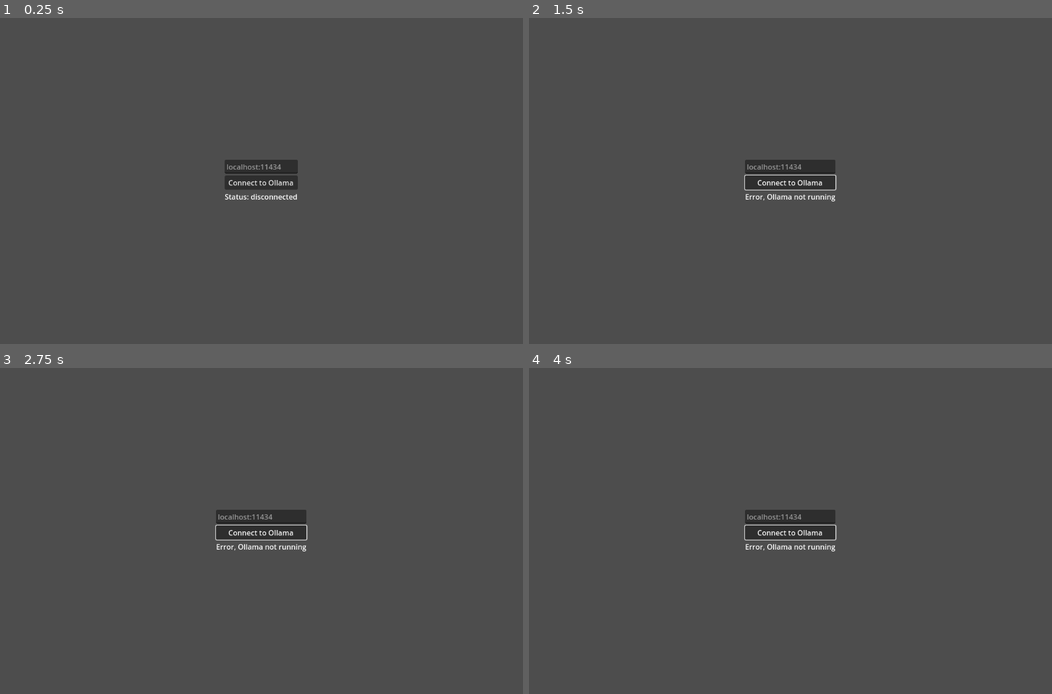
Above: before the commit, frames 1-4 (two rows, left to right).
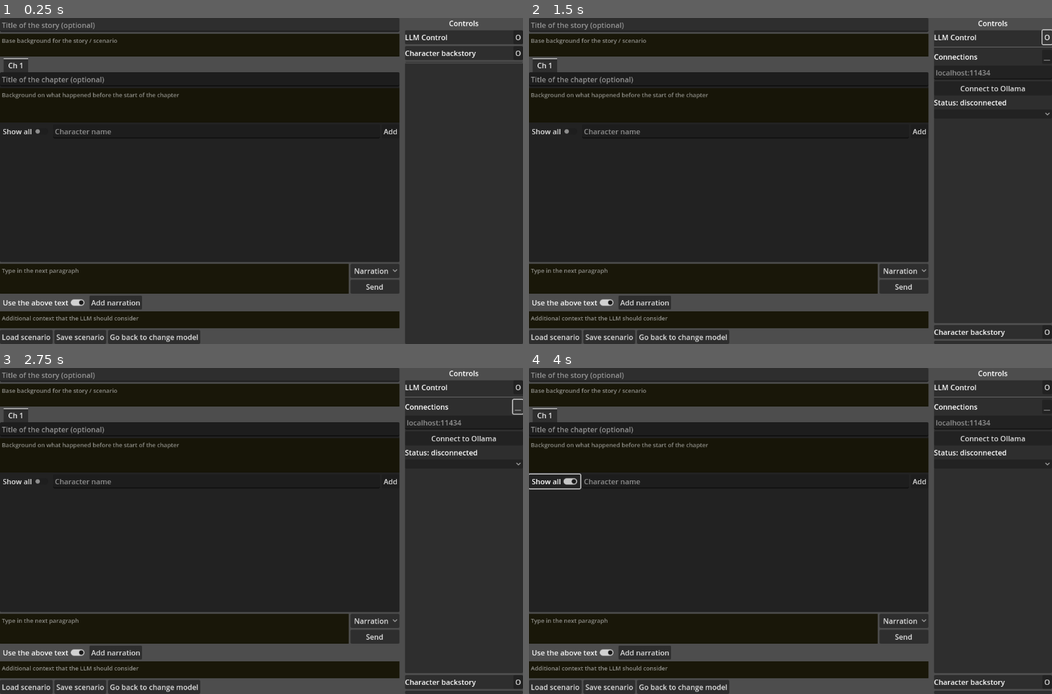
Above: after the commit, the same moments.

Repository: nicemicro/ollama-chat-story
Game: Godot game, scene res://main_interface.tscn
Same seed, same stepped clock (60 frames per second), same inputs: the game is played once before the commit and once after it. Before the commit the project starts from res://start.tscn.
Inputs (mouse positions are in pixels of both pictures, inside the frame that each line leads up to):
- Up to frame 1 (0.25 s): no input
- Up to frame 2 (1.5 s): click (790, 181) at 0.5 s, where only the run before the commit has a clickable "Connect to Ollama"; click (1046, 37) at 1.25 s, where only the run after the commit has a clickable "O"
- Up to frame 3 (2.75 s): click (517, 407) at 2 s, where only the run after the commit has a clickable "__"
- Up to frame 4 (4 s): click (994, 462) at 2.77 s; click (555, 482) at 3.5 s, where only the run after the commit has a clickable "Show all"

The runs differ from the first frame. In frame 1, 86% of the frame differs, in the area x 0-100%, y 0-100%; in frame 2, 86%; in frame 3, 86%; in frame 4, 86%.

Commit message:
chat interface with OLLAMA added

Diff:
--- /dev/null
+++ b/src/controls/llm/message_view.gd
@@ -0,0 +1,23 @@
+extends PanelContainer
+
+func setColor(newColor: Color):
+	%ColorRect.color = newColor
+
+func addText(text: String, comment: String = ""):
+	%TextView.text += text
+	if len(%TextView.text) > 0:
+		%TextView.show()
+	if comment !=  "":
+		%ApiType.text = comment
+
+func setRight():
+	%TextView.horizontal_alignment = HORIZONTAL_ALIGNMENT_RIGHT
+
+func hideProgressBar():
+	%ProgressBar.hide()
+
+func getMsgComment():
+	return %ApiType.text
+
+func getMsg():
+	return %TextView.text
--- /dev/null
+++ b/src/controls/llm/message_view.tscn
@@ -0,0 +1,47 @@
+[gd_scene load_steps=2 format=3 uid="uid://crhhngd1rdfo6"]
+
+[ext_resource type="Script" uid="uid://ley1th3af8c7" path="res://controls/llm/message_view.gd" id="1_jjoic"]
+
+[node name="MessageView" type="PanelContainer"]
+anchors_preset = 14
+anchor_top = 0.5
+anchor_right = 1.0
+anchor_bottom = 0.5
+offset_top = -126.5
+offset_bottom = 126.5
+grow_horizontal = 2
+grow_vertical = 2
+size_flags_horizontal = 3
+script = ExtResource("1_jjoic")
+
+[node name="ColorRect" type="ColorRect" parent="."]
+unique_name_in_owner = true
+layout_mode = 2
+color = Color(0, 0, 0, 1)
+
+[node name="HBoxContainerBoxContainer" type="VBoxContainer" parent="."]
+layout_mode = 2
+size_flags_stretch_ratio = 2.6
+
+[node name="ProgressBar" type="ProgressBar" parent="HBoxContainerBoxContainer"]
+unique_name_in_owner = true
+custom_minimum_size = Vector2(0, 10)
+layout_mode = 2
+show_percentage = false
+indeterminate = true
+editor_preview_indeterminate = false
+
+[node name="TextView" type="RichTextLabel" parent="HBoxContainerBoxContainer"]
+unique_name_in_owner = true
+layout_mode = 2
+size_flags_horizontal = 3
+bbcode_enabled = true
+fit_content = true
+scroll_active = false
+
+[node name="ApiType" type="Label" parent="HBoxContainerBoxContainer"]
+unique_name_in_owner = true
+layout_mode = 2
+theme_override_font_sizes/font_size = 10
+text = "API/chat"
+horizontal_alignment = 2
--- /dev/null
+++ b/src/controls/llm_control.gd
@@ -0,0 +1,162 @@
+extends "res://controls/misc_block.gd"
+
+const messageUid = "uid://crhhngd1rdfo6"
+
+var ollamaHost: String = "localhost"
+var ollamaPort: int = 11434
+var _receiveMsgDispl = null
+var _sendMsgQueue: Array = []
+var _msgId: int = 0
+
+signal connectionSevered
+
+func _ready():
+	super._ready()
+	%OllamaUrl.placeholder_text = ollamaHost + ":" + str(ollamaPort)
+	hideSubBlocks()
+
+func _process(_delta):
+	if len(_sendMsgQueue) == 0 or _receiveMsgDispl != null or %ApiAccess.isBusy():
+		return
+	if %ApiAccess.isDisconnected():
+		%ApiAccess.connectToHost()
+		print_debug("Force reconnect")
+		return
+	var sendMessage = _sendMsgQueue[0]
+	if sendMessage["type"] == "chat":
+		sendChatToOllama(sendMessage["message"])
+
+func getBlockName() -> String:
+	return "LLMControl"
+
+func hideSubBlocks():
+	for child in %SubWindows.get_children():
+		if child == %SubWindows.get_child(0):
+			continue
+		child.hide()
+
+func showSubBlocks():
+	for child in %SubWindows.get_children():
+		child.show()
+
+func showModels(model_list: Array):
+	if len(model_list) == 0:
+		%StatusLabel.text = "No models were preloaded for Ollama"
+		return
+	%SelectModel.show()
+	%SelectModel.clear()
+	for model in model_list:
+		%SelectModel.add_item(model["name"])
+
+func addToOllamaQueue(msgType: String, message: String):
+	_msgId += 1
+	_sendMsgQueue.append({
+		"id": _msgId,
+		"type": msgType,
+		"message": message
+	})
+	return _msgId
+
+func sendChatToOllama(message: String):
+	assert(_receiveMsgDispl == null)
+	var msgboxScene = preload(messageUid)
+	var sentMessageBox = msgboxScene.instantiate()
+	sentMessageBox.addText(message, "user")
+	sentMessageBox.setColor(Color(0.03, 0.03, 0.3))
+	sentMessageBox.setRight()
+	sentMessageBox.hideProgressBar()
+	var messageSend: Array = []
+	var previousMsgIndex: int = %LLMResponses.get_child_count()
+	var HistoryLength: int = 0
+	while previousMsgIndex > 0 and HistoryLength < 50000:
+		previousMsgIndex -= 1
+		var msgView = %LLMResponses.get_child(previousMsgIndex)
+		var role = "assistant"
+		if msgView.getMsgComment() == "user":
+			role = "user"
+		var content = msgView.getMsg()
+		HistoryLength = len(content)
+		messageSend.push_front({"role": role, "content": content})
+	messageSend.append({"role": "user", "content": message})
+	%LLMResponses.add_child(sentMessageBox)
+	_receiveMsgDispl = msgboxScene.instantiate()
+	%LLMResponses.add_child(_receiveMsgDispl)
+	call_deferred("scrollBottom")
+	%ApiAccess.sendPostRequest({
+			"model": %SelectModel.get_item_text(%SelectModel.selected),
+			"messages": messageSend
+		}
+	, "api/chat")
+
+func messageFromOllama(messageDict: Dictionary, api: String):
+	if _receiveMsgDispl == null:
+		var msgboxScene = preload(messageUid)
+		_receiveMsgDispl = msgboxScene.instantiate()
+		%LLMResponses.add_child(_receiveMsgDispl)
+	var receivedText: String
+	if api == "chat":
+		receivedText = messageDict["message"]["content"]
+	elif api == "generate":
+		receivedText = messageDict["response"]
+	if "model" in messageDict:
+		api += ", " + messageDict["model"]
+	_receiveMsgDispl.addText(receivedText, "/api/" + api)
+	if "done" in messageDict and messageDict["done"] == true:
+		_sendMsgQueue.pop_front()
+		_receiveMsgDispl.hideProgressBar()
+		_receiveMsgDispl = null
+	call_deferred("scrollBottom")
+
+func scrollBottom():
+	%LLMScroll.set_deferred(
+		"scroll_vertical", %LLMScroll.get_v_scroll_bar().max_value
+		)
+
+func _on_connect_pressed():
+	if %OllamaUrl.text != "":
+		var ollamaUrl: String = ""
+		ollamaUrl = %OllamaUrl.text
+		if ollamaUrl.contains(":"):
+			ollamaHost = ollamaUrl.split(":")[0]
+			ollamaPort = int(ollamaUrl.split(":")[-1])
+		else:
+			ollamaHost = ollamaUrl
+	%ApiAccess.host = ollamaHost
+	%ApiAccess.port = ollamaPort
+	%ApiAccess.connectToHost()
+
+func _on_direct_msg_send_pressed():
+	addToOllamaQueue("chat", %DirectMsgText.text)
+	%DirectMsgText.text = ""
+
+func _on_api_access_connection_success():
+	%ApiAccess.sendRequest("api/tags")
+
+func _on_api_access_chunk_received(chunk: String):
+	var json
+	var lines: Array = chunk.split("\n")
+	if len(lines) == 0:
+		lines = [chunk]
+	for line in lines:
+		json = JSON.parse_string(line)
+		if json == null:
+			continue
+		for key in json:
+			match key:
+				"models":
+					showModels(json[key])
+					showSubBlocks()
+				"message":
+					messageFromOllama(json, "chat")
+				"response":
+					messageFromOllama(json, "generate")
+
+func _on_api_access_unexpected_disconnect():
+	if _receiveMsgDispl != null:
+		_receiveMsgDispl.hideProgressBar()
+		if len(_receiveMsgDispl.getMsg()) == 0:
+			_receiveMsgDispl.addText("\n\n(( ERROR, OLLAMA DISCONNECTED ))")
+			%LLMResponses.remove_child(_receiveMsgDispl)
+		_receiveMsgDispl = null
+	%StatusLabel.text = "Status: Error, disconnected"
+	%SelectModel.clear()
--- /dev/null
+++ b/src/controls/llm_control.tscn
@@ -0,0 +1,127 @@
+[gd_scene load_steps=4 format=3 uid="uid://cdk7vsj3oiiyr"]
+
+[ext_resource type="PackedScene" uid="uid://bp7sy4fyjgjj1" path="res://controls/misc_block.tscn" id="1_fvols"]
+[ext_resource type="Script" uid="uid://bufprvc2ktdc4" path="res://controls/llm_control.gd" id="2_ah6jq"]
+[ext_resource type="PackedScene" uid="uid://b1rkmrq24fmgw" path="res://http/api-access.tscn" id="3_ah6jq"]
+
+[node name="LLMControl" instance=ExtResource("1_fvols")]
+script = ExtResource("2_ah6jq")
+
+[node name="Label" parent="VBoxContainer/HBoxContainer" index="0"]
+text = "LLM Control"
+
+[node name="ScrollContainer" type="ScrollContainer" parent="VBoxContainer/Main" index="0"]
+layout_mode = 2
+size_flags_vertical = 3
+
+[node name="SubWindows" type="VBoxContainer" parent="VBoxContainer/Main/ScrollContainer" index="0"]
+unique_name_in_owner = true
+layout_mode = 2
+size_flags_horizontal = 3
+size_flags_vertical = 3
+
+[node name="Connections" type="VBoxContainer" parent="VBoxContainer/Main/ScrollContainer/SubWindows" index="0"]
+layout_mode = 2
+
+[node name="HSeparator" type="HSeparator" parent="VBoxContainer/Main/ScrollContainer/SubWindows/Connections" index="0"]
+layout_mode = 2
+
+[node name="HBoxContainer" type="HBoxContainer" parent="VBoxContainer/Main/ScrollContainer/SubWindows/Connections" index="1"]
+layout_mode = 2
+
+[node name="Label" type="Label" parent="VBoxContainer/Main/ScrollContainer/SubWindows/Connections/HBoxContainer" index="0"]
+layout_mode = 2
+size_flags_horizontal = 3
+text = "Connections"
+
+[node name="Open" type="Button" parent="VBoxContainer/Main/ScrollContainer/SubWindows/Connections/HBoxContainer" index="1"]
+visible = false
+layout_mode = 2
+text = "O"
+
+[node name="Hide" type="Button" parent="VBoxContainer/Main/ScrollContainer/SubWindows/Connections/HBoxContainer" index="2"]
+layout_mode = 2
+text = "__"
+
+[node name="OllamaUrl" type="LineEdit" parent="VBoxContainer/Main/ScrollContainer/SubWindows/Connections" index="2"]
+unique_name_in_owner = true
+layout_mode = 2
+placeholder_text = "localhost:11434"
+
+[node name="Connect" type="Button" parent="VBoxContainer/Main/ScrollContainer/SubWindows/Connections" index="3"]
+layout_mode = 2
+text = "Connect to Ollama"
+
+[node name="StatusLabel" type="Label" parent="VBoxContainer/Main/ScrollContainer/SubWindows/Connections" index="4"]
+unique_name_in_owner = true
+layout_mode = 2
+text = "Status: disconnected"
+
+[node name="SelectModel" type="OptionButton" parent="VBoxContainer/Main/ScrollContainer/SubWindows/Connections" index="5"]
+unique_name_in_owner = true
+layout_mode = 2
+
+[node name="DirectMsgSend" type="VBoxContainer" parent="VBoxContainer/Main/ScrollContainer/SubWindows" index="1"]
+layout_mode = 2
+
+[node name="HSeparator" type="HSeparator" parent="VBoxContainer/Main/ScrollContainer/SubWindows/DirectMsgSend" index="0"]
+layout_mode = 2
+
+[node name="HBoxContainer" type="HBoxContainer" parent="VBoxContainer/Main/ScrollContainer/SubWindows/DirectMsgSend" index="1"]
+layout_mode = 2
+
+[node name="Label" type="Label" parent="VBoxContainer/Main/ScrollContainer/SubWindows/DirectMsgSend/HBoxContainer" index="0"]
+layout_mode = 2
+size_flags_horizontal = 3
+text = "Send direct message"
+
+[node name="Open" type="Button" parent="VBoxContainer/Main/ScrollContainer/SubWindows/DirectMsgSend/HBoxContainer" index="1"]
+visible = false
+layout_mode = 2
+text = "O"
+
+[node name="Hide" type="Button" parent="VBoxContainer/Main/ScrollContainer/SubWindows/DirectMsgSend/HBoxContainer" index="2"]
+layout_mode = 2
+text = "__"
+
+[node name="DirectMsgText" type="TextEdit" parent="VBoxContainer/Main/ScrollContainer/SubWindows/DirectMsgSend" index="2"]
+unique_name_in_owner = true
+custom_minimum_size = Vector2(0, 60)
+layout_mode = 2
+size_flags_vertical = 3
+wrap_mode = 1
+
+[node name="DirectMsgSend" type="Button" parent="VBoxContainer/Main/ScrollContainer/SubWindows/DirectMsgSend" index="3"]
+layout_mode = 2
+text = "Send to LLM"
+
+[node name="LLMResponseList" type="VBoxContainer" parent="VBoxContainer/Main/ScrollContainer/SubWindows" index="2"]
+layout_mode = 2
+size_flags_vertical = 3
+
+[node name="HSeparator" type="HSeparator" parent="VBoxContainer/Main/ScrollContainer/SubWindows/LLMResponseList" index="0"]
+layout_mode = 2
+
+[node name="Label" type="Label" parent="VBoxContainer/Main/ScrollContainer/SubWindows/LLMResponseList" index="1"]
+layout_mode = 2
+text = "LLM responses"
+
+[node name="LLMScroll" type="ScrollContainer" parent="VBoxContainer/Main/ScrollContainer/SubWindows/LLMResponseList" index="2"]
+unique_name_in_owner = true
+layout_mode = 2
+size_flags_vertical = 3
+
+[node name="LLMResponses" type="VBoxContainer" parent="VBoxContainer/Main/ScrollContainer/SubWindows/LLMResponseList/LLMScroll" index="0"]
+unique_name_in_owner = true
+layout_mode = 2
+size_flags_horizontal = 3
+size_flags_vertical = 3
+
+[node name="ApiAccess" parent="." index="1" instance=ExtResource("3_ah6jq")]
+unique_name_in_owner = true
+
+[connection signal="pressed" from="VBoxContainer/Main/ScrollContainer/SubWindows/Connections/Connect" to="." method="_on_connect_pressed"]
+[connection signal="pressed" from="VBoxContainer/Main/ScrollContainer/SubWindows/DirectMsgSend/DirectMsgSend" to="." method="_on_direct_msg_send_pressed"]
+[connection signal="chunkReceived" from="ApiAccess" to="." method="_on_api_access_chunk_received"]
+[connection signal="connectionSuccess" from="ApiAccess" to="." method="_on_api_access_connection_success"]
+[connection signal="unexpectedDisconnect" from="ApiAccess" to="." method="_on_api_access_unexpected_disconnect"]
--- /dev/null
+++ b/src/controls/placeholder.gd
@@ -0,0 +1,7 @@
+extends "res://controls/misc_block.gd"
+
+func getBlockName() -> String:
+	return "Placeholder"
+
+func _ready():
+	openMain({})
--- /dev/null
+++ b/src/controls/placeholder.tscn
@@ -0,0 +1,20 @@
+[gd_scene load_steps=3 format=3 uid="uid://uu5r5a8j8gk"]
+
+[ext_resource type="PackedScene" uid="uid://bp7sy4fyjgjj1" path="res://controls/misc_block.tscn" id="1_y57ch"]
+[ext_resource type="Script" uid="uid://sirahpgomuvy" path="res://controls/placeholder.gd" id="2_1nagn"]
+
+[node name="Placeholder" instance=ExtResource("1_y57ch")]
+script = ExtResource("2_1nagn")
+
+[node name="HBoxContainer" parent="VBoxContainer" index="0"]
+visible = false
+
+[node name="Label" parent="VBoxContainer/HBoxContainer" index="0"]
+text = "placeholder"
+
+[node name="HSeparator" type="HSeparator" parent="VBoxContainer/Main" index="0"]
+layout_mode = 2
+
+[node name="Spacer" type="Control" parent="VBoxContainer/Main" index="1"]
+layout_mode = 2
+size_flags_vertical = 3
--- /dev/null
+++ b/src/http/api-access.tscn
@@ -0,0 +1,6 @@
+[gd_scene load_steps=2 format=3 uid="uid://b1rkmrq24fmgw"]
+
+[ext_resource type="Script" uid="uid://hf41rjugd4u1" path="res://http/api_access.gd" id="1_m6k1u"]
+
+[node name="Api-access" type="Node"]
+script = ExtResource("1_m6k1u")
--- /dev/null
+++ b/src/http/api_access.gd
@@ -0,0 +1,184 @@
+extends Node
+
+enum STATUS {
+	ready,
+	disconnected,
+	connecting,
+	connected,
+	requestSending,
+	responseReceiving,
+	responseCollecting,
+}
+
+var _http: HTTPClient
+var _chunkList: Array = []
+var headers: Dictionary = {}: set = _fail, get = getHeaders
+@export var host: String = "localhost"
+@export var port: int = 11434
+var _connectionStatus: STATUS
+
+signal connectionSuccess
+signal unexpectedDisconnect
+signal chunkReceived(chunk)
+signal fullMessageReceived(message)
+
+func _fail(_new):
+	return
+
+func getHeaders():
+	return headers
+
+func isConnected() -> bool:
+	return _connectionStatus == STATUS.connected
+
+func isDisconnected() -> bool:
+	return _connectionStatus == STATUS.disconnected
+
+func isBusy() -> bool:
+	return (
+		_connectionStatus != STATUS.ready and
+		_connectionStatus != STATUS.connected and
+		_connectionStatus != STATUS.disconnected
+	)
+
+func _ready():
+	_http = HTTPClient.new() # Create the Client.
+	_connectionStatus = STATUS.ready
+
+func _process(_delta):
+	var good: bool = true
+	match _connectionStatus:
+		STATUS.ready:
+			return
+		STATUS.connecting:
+			good = _waitConnection()
+		STATUS.connected:
+			#sendRequest("api/tags")
+			#sendPostRequest({}, "api/generate")
+			return
+		STATUS.requestSending:
+			good = _statusRequest()
+		STATUS.responseReceiving:
+			good = _checkInitialResponse()
+		STATUS.responseCollecting:
+			good = _collectResponses()
+		STATUS.disconnected:
+			return
+		_:
+			assert(false)
+	if not good:
+		_connectionStatus = STATUS.disconnected
+		unexpectedDisconnect.emit()
+
+func connectToHost() -> bool:
+	var err = 0
+	if _connectionStatus != STATUS.ready and _connectionStatus != STATUS.disconnected:
+		print_debug("Can't connect, the status is ", _connectionStatus)
+		return false #already in progress of receiving data
+	err = _http.connect_to_host(host, port) # Connect to host/port.
+	if err != OK:
+		unexpectedDisconnect.emit()
+		_connectionStatus = STATUS.disconnected
+		return false
+	_connectionStatus = STATUS.connecting
+	_chunkList = []
+	headers = {}
+	return true #success
+
+func _waitConnection() -> bool:
+	_http.poll()
+	if (
+		_http.get_status() == HTTPClient.STATUS_CONNECTING or
+		_http.get_status() == HTTPClient.STATUS_RESOLVING
+	):
+		print_debug("connecting and resolving...")
+		return true
+	if _http.get_status() == HTTPClient.STATUS_CONNECTED:
+		print_debug("connected")
+		_connectionStatus = STATUS.connected
+		connectionSuccess.emit()
+		return true
+	return false
+
+func _statusRequest() -> bool:
+	_http.poll()
+	_http.get_status()
+	if _http.get_status() == HTTPClient.STATUS_REQUESTING:
+		print_debug("requesting...")
+		return true
+	if (
+		_http.get_status() == HTTPClient.STATUS_CONNECTED or
+		_http.get_status() == HTTPClient.STATUS_BODY
+	):
+		_connectionStatus = STATUS.responseReceiving
+		print_debug("requesting handled")
+		return true
+	return false
+
+func _checkInitialResponse() -> bool:
+	if not _http.has_response():
+		return false
+	headers = _http.get_response_headers_as_dictionary() # Get response headers.
+	var response = _http.get_response_code() # Show response code.
+	print_debug("response code: ", response)
+	if response == 200:
+		_connectionStatus = STATUS.responseCollecting
+		return true
+	print_debug("HTTP error code: ", response)
+	return false
+
+func _collectResponses() -> bool:
+	if _http.get_status() != HTTPClient.STATUS_BODY:
+		#All received
+		_connectionStatus = STATUS.connected
+		var fullMessage: String = "\n".join(_chunkList)
+		#print_debug("--------------------", "\n", fullMessage)
+		fullMessageReceived.emit(fullMessage)
+		return true
+	_http.poll()
+	var chunk = _http.read_response_body_chunk()
+	if chunk.size() == 0:
+		return true
+	var chunkStr: String = chunk.get_string_from_utf8()
+	_chunkList.append(chunkStr)
+	#print_debug(chunkStr, "\n")
+	chunkReceived.emit(chunkStr)
+	return true
+
+func sendRequest(path: String) -> bool:
+	if _connectionStatus != STATUS.connected:
+		print_debug("Can't request, the status is ", _connectionStatus)
+		return false
+	if path.left(1) != "/":
+		path = "/" + path
+	# Some headers
+	var headers = [
+		"User-Agent: Pirulo/1.0 (Godot)",
+		"Accept: */*"
+	]
+	var err = _http.request(HTTPClient.METHOD_GET, path, headers)
+	if (err == OK):
+		_connectionStatus = STATUS.requestSending
+		return true
+	_connectionStatus = STATUS.disconnected
+	return false
+
+func sendPostRequest(messageDict: Dictionary, path: String) -> bool:
+	if _connectionStatus != STATUS.connected:
+		print_debug("Can't POST request, the status is ", _connectionStatus)
+		return false
+	if path.left(1) != "/":
+		path = "/" + path
+	#if messageDict.is_empty():
+		#messageDict = {
+			#"model": "dolphin-mistral:latest",
+			#"prompt": "Report status. Say \"Status O.K.\" if you are ready to receive instructions"
+		#}
+	var json = JSON.stringify(messageDict)
+	var headers = ["Content-Type: application/json", "Content-Length: " + str(json.length())]
+	var err = _http.request(HTTPClient.METHOD_POST, path, headers, json)
+	if (err == OK):
+		_connectionStatus = STATUS.requestSending
+		return true
+	_connectionStatus = STATUS.disconnected
+	return false
--- a/src/main_interface.tscn
+++ b/src/main_interface.tscn
@@ -1,9 +1,11 @@
-[gd_scene load_steps=5 format=3 uid="uid://cw0s0cjc5g3vs"]
+[gd_scene load_steps=7 format=3 uid="uid://cw0s0cjc5g3vs"]
 
 [ext_resource type="Script" uid="uid://buqpj43eend46" path="res://main_interface.gd" id="1_3wdv7"]
 [ext_resource type="Theme" uid="uid://cwdo01ubsxv0l" path="res://theme.tres" id="1_v57av"]
 [ext_resource type="PackedScene" uid="uid://dvj16bw73cbsn" path="res://chapter/chapter.tscn" id="3_rhs15"]
+[ext_resource type="PackedScene" uid="uid://cdk7vsj3oiiyr" path="res://controls/llm_control.tscn" id="4_6mpp1"]
 [ext_resource type="PackedScene" uid="uid://bd63yugebxlpt" path="res://controls/character_editor.tscn" id="4_p4uil"]
+[ext_resource type="PackedScene" uid="uid://uu5r5a8j8gk" path="res://controls/placeholder.tscn" id="6_ckhiq"]
 
 [node name="MainInterface" type="HSplitContainer"]
 anchors_preset = 15
@@ -147,7 +149,13 @@
 size_flags_horizontal = 3
 size_flags_vertical = 3
 
+[node name="LLMControl" parent="Supplementary/VBoxContainer/MiscTools" instance=ExtResource("4_6mpp1")]
+layout_mode = 2
+
 [node name="CharacterEditor" parent="Supplementary/VBoxContainer/MiscTools" instance=ExtResource("4_p4uil")]
+layout_mode = 2
+
+[node name="Placeholder" parent="Supplementary/VBoxContainer/MiscTools" instance=ExtResource("6_ckhiq")]
 layout_mode = 2
 
 [connection signal="text_changed" from="MainWindow/VBoxContainer/ChatInputSpace/ChatInput" to="." method="_on_chat_input_text_changed"]
--- a/src/project.godot
+++ b/src/project.godot
@@ -11,7 +11,7 @@
 [application]
 
 config/name="LLM Chat-based story writing"
-run/main_scene="uid://dtgk7g352nodv"
+run/main_scene="uid://cw0s0cjc5g3vs"
 config/features=PackedStringArray("4.4", "GL Compatibility")
 config/icon="res://icon.svg"
 
--- a/src/start.gd
+++ /dev/null
@@ -1,59 +0,0 @@
-extends MarginContainer
-
-var ollamaUrl: String = "http://localhost:11434"
-var modelList: Array = []
-var selectedModel: int = -1
-
-func _ready():
-	%HTTPRequest.request_completed.connect(_on_request_completed)
-
-func _on_connect_pressed():
-	if %OllamaUrl.text != "":
-		ollamaUrl = "http://" + %OllamaUrl.text
-	%HTTPRequest.request(ollamaUrl + "/api/tags")
-
-func _on_request_completed(result, response_code, headers, body):
-	if response_code == 200:
-		%StatusLabel.text = "Connected"
-	else:
-		%StatusLabel.text = "Error, Ollama not running"
-		%MainInterface.connectionSevered()
-		%StartMenu.show()
-		%Models.hide()
-		selectedModel = -1
-		return
-	var json = JSON.parse_string(body.get_string_from_utf8())
-	for key in json:
-		match key:
-			"models":
-				show_models(json[key])
-
-func show_models(model_list: Array):
-	if len(model_list) == 0:
-		%StatusLabel.text = "No models were preloaded for Ollama"
-		return
-	%Models.show()
-	var popups: PopupMenu = %SelectModel.get_popup()
-	popups.id_pressed.connect(_on_model_selected)
-	popups.clear()
-	selectedModel = -1
-	modelList = []
-	%UseModel.disabled = true
-	%SelectedModel.text = "None"
-	for model in model_list:
-		popups.add_item(model["name"])
-		modelList.append(model["model"])
-
-func _on_model_selected(id: int):
-	selectedModel = id
-	%SelectedModel.text = modelList[selectedModel]
-	%UseModel.disabled = false
-
-func _on_use_model_pressed():
-	%StartMenu.hide()
-	%MainInterface.show()
-	%MainInterface.model = modelList[selectedModel]
-
-func _on_main_interface_go_back():
-	%StartMenu.show()
-	%MainInterface.hide()
--- a/src/start.tscn
+++ /dev/null
@@ -1,68 +0,0 @@
-[gd_scene load_steps=4 format=3 uid="uid://dtgk7g352nodv"]
-
-[ext_resource type="Theme" uid="uid://cwdo01ubsxv0l" path="res://theme.tres" id="1_1n0d2"]
-[ext_resource type="Script" uid="uid://dy5fgthtm7nbr" path="res://start.gd" id="1_ots34"]
-[ext_resource type="PackedScene" uid="uid://cw0s0cjc5g3vs" path="res://main_interface.tscn" id="2_qn1rc"]
-
-[node name="Start" type="MarginContainer"]
-anchors_preset = 15
-anchor_right = 1.0
-anchor_bottom = 1.0
-grow_horizontal = 2
-grow_vertical = 2
-theme = ExtResource("1_1n0d2")
-script = ExtResource("1_ots34")
-
-[node name="CenterContainer" type="CenterContainer" parent="."]
-layout_mode = 2
-
-[node name="StartMenu" type="VBoxContainer" parent="CenterContainer"]
-unique_name_in_owner = true
-layout_mode = 2
-
-[node name="OllamaUrl" type="LineEdit" parent="CenterContainer/StartMenu"]
-unique_name_in_owner = true
-layout_mode = 2
-placeholder_text = "localhost:11434"
-
-[node name="Connect" type="Button" parent="CenterContainer/StartMenu"]
-layout_mode = 2
-text = "Connect to Ollama"
-
-[node name="StatusLabel" type="Label" parent="CenterContainer/StartMenu"]
-unique_name_in_owner = true
-layout_mode = 2
-text = "Status: disconnected"
-
-[node name="Models" type="VBoxContainer" parent="CenterContainer/StartMenu"]
-unique_name_in_owner = true
-visible = false
-layout_mode = 2
-
-[node name="SelectModel" type="MenuButton" parent="CenterContainer/StartMenu/Models"]
-unique_name_in_owner = true
-layout_mode = 2
-text = "Select a model:"
-
-[node name="SelectedModel" type="Label" parent="CenterContainer/StartMenu/Models"]
-unique_name_in_owner = true
-layout_mode = 2
-text = "None"
-
-[node name="UseModel" type="Button" parent="CenterContainer/StartMenu/Models"]
-unique_name_in_owner = true
-layout_mode = 2
-disabled = true
-text = "Use model"
-
-[node name="MainInterface" parent="." instance=ExtResource("2_qn1rc")]
-unique_name_in_owner = true
-visible = false
-layout_mode = 2
-
-[node name="HTTPRequest" type="HTTPRequest" parent="."]
-unique_name_in_owner = true
-
-[connection signal="pressed" from="CenterContainer/StartMenu/Connect" to="." method="_on_connect_pressed"]
-[connection signal="pressed" from="CenterContainer/StartMenu/Models/UseModel" to="." method="_on_use_model_pressed"]
-[connection signal="goBack" from="MainInterface" to="." method="_on_main_interface_go_back"]
Not shown, added: src/controls/llm/message_view.gd.uid
Not shown, added: src/controls/llm_control.gd.uid
Not shown, added: src/controls/placeholder.gd.uid
Not shown, added: src/http/api_access.gd.uid
Not shown, removed: src/start.gd.uid
